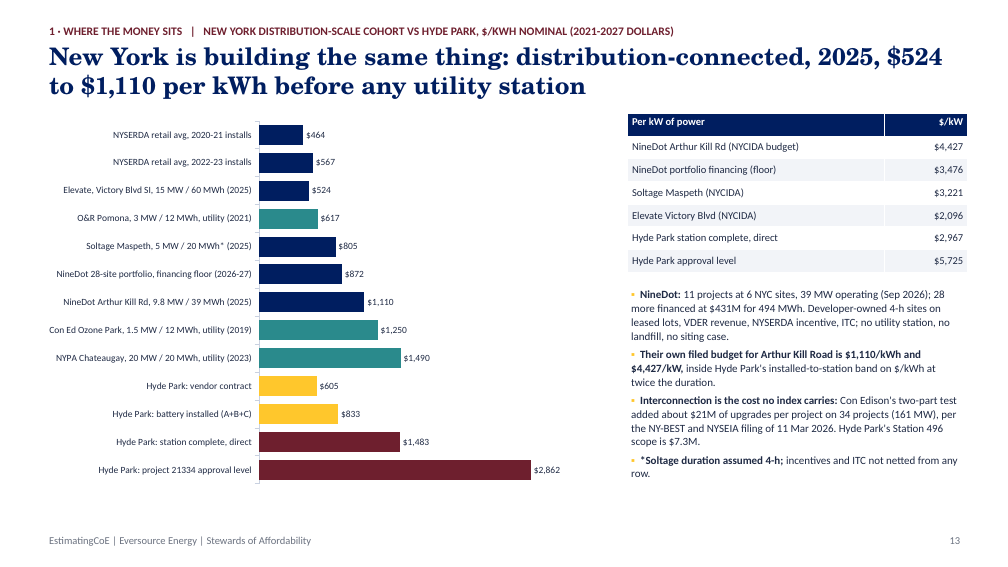
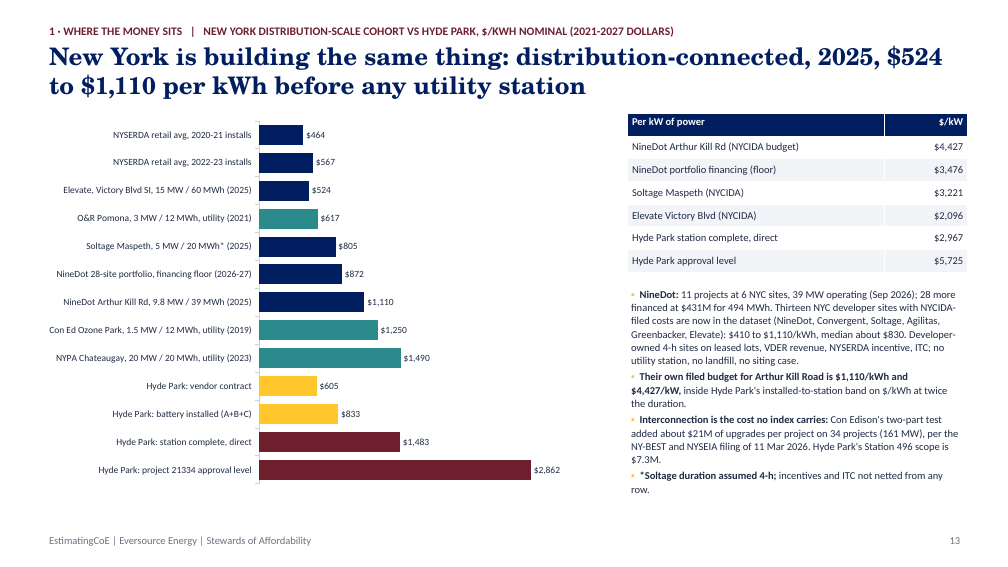
Before and after one commit to gbassaragh/BESS, a slide deck: slide 13 of Hyde Park BESS/6) Cost Analysis Deliverables/Hyde Park BESS - Cost Analysis Deck.pptx. Drawn at 1008x567 pixels with LibreOffice and Linux fonts; fonts in the diff are those of the drawing. Boxes give left, top, right and bottom in pixels: in the first picture for what was removed or moved away, otherwise in the second. Text is boxed around its words. In the diff, an @@ line names an element or a change of style, - is before the commit and + after.

```diff
--- a/Hyde Park BESS/6) Cost Analysis Deliverables/Hyde Park BESS - Cost Analysis Deck.pptx
+++ b/Hyde Park BESS/6) Cost Analysis Deliverables/Hyde Park BESS - Cost Analysis Deck.pptx
@@ text at (631, 290, 956, 366): text changed; size 10.5 to 10 pt @@
-▪ NineDot: 11 projects at 6 NYC sites, 39 MW operating (Sep 2026); 28 more financed at $431M for 494 MWh. Developer-owned 4-h sites on leased lots, VDER revenue, NYSERDA incentive, ITC; no utility station, no landfill, no siting case.
+▪ NineDot: 11 projects at 6 NYC sites, 39 MW operating (Sep 2026); 28 more financed at $431M for 494 MWh. Thirteen NYC developer sites with NYCIDA-filed costs are now in the dataset (NineDot, Convergent, Soltage, Agilitas, Greenbacker, Elevate): $410 to $1,110/kWh, median about $830. Developer-owned 4-h sites on leased lots, VDER revenue, NYSERDA incentive, ITC; no utility station, no landfill, no siting case.
@@ text at (631, 372, 958, 493): size 10.5 to 10 pt in "▪ Their own filed budget for Arthur ...", "▪ Interconnection is the cost no index ...", "▪ *Soltage duration assumed 4-h; incentives and ..."; less space between paragraphs @@
```
Also in this commit, not shown: 15 other slides changed, 1 slide added, 26 other files.
